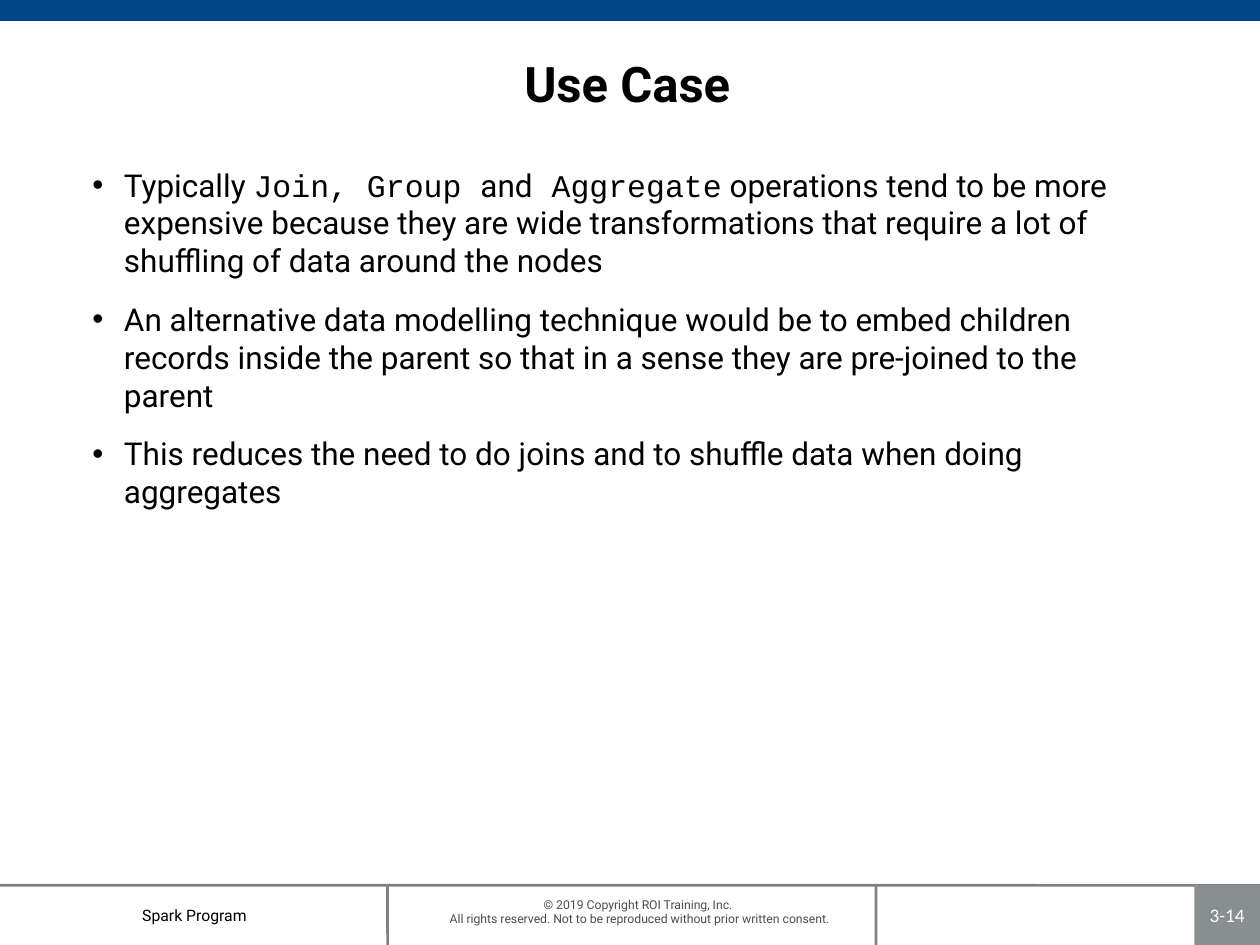
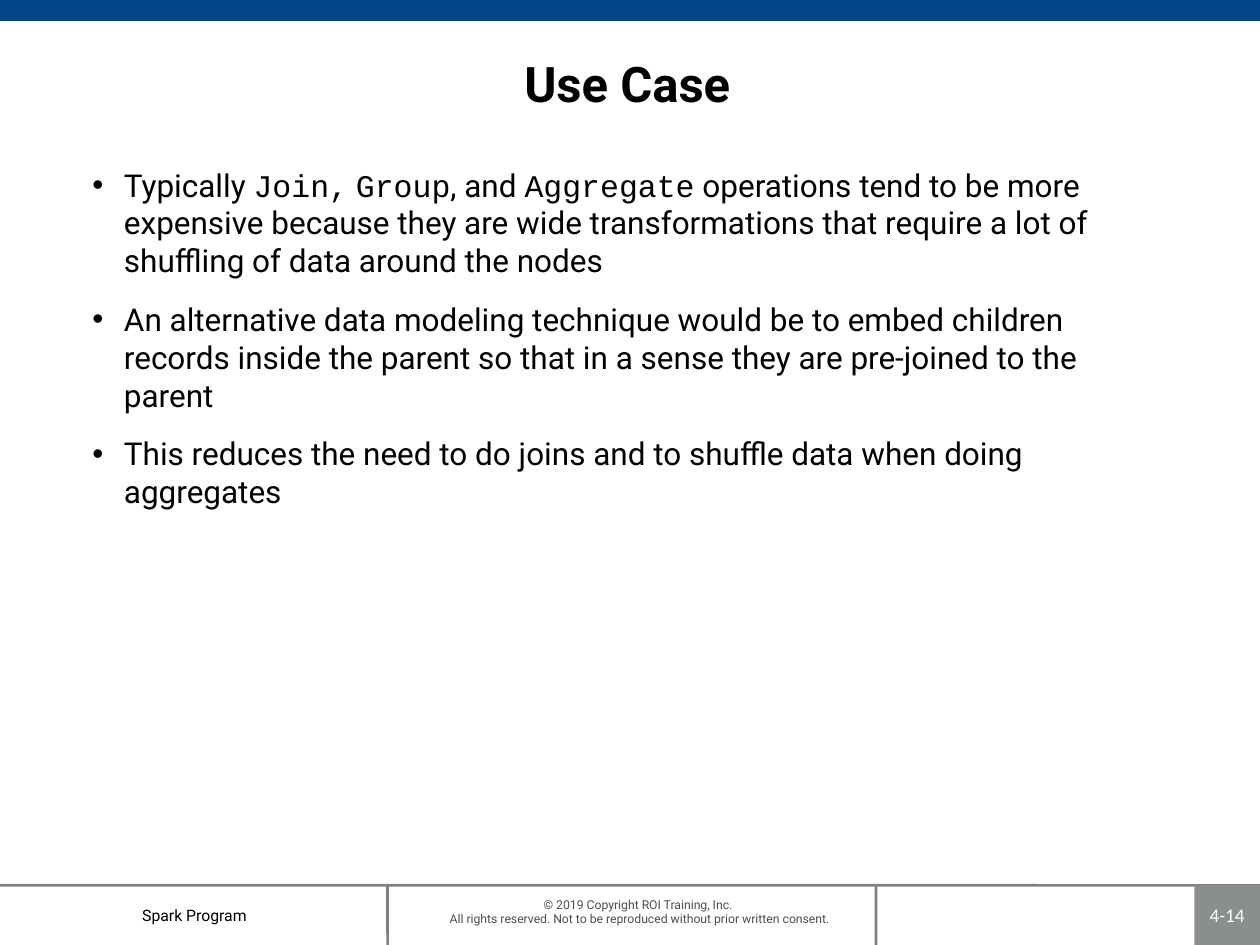
Before and after one commit to roitraining/SparkProgram, a slide deck: slide 14 of Day3/Ch04_SparkSQL.pptx. Drawn at 1260x945 pixels with LibreOffice and Linux fonts; fonts in the diff are those of the drawing; background and template pictures are left out. Boxes give left, top, right and bottom in pixels: in the first picture for what was removed or moved away, otherwise in the second. Text is boxed around its words. In the diff, an @@ line names an element or a change of style, - is before the commit and + after.

```diff
--- a/Day3/Ch04_SparkSQL.pptx
+++ b/Day3/Ch04_SparkSQL.pptx
@@ text at box(124, 173, 1088, 414): text changed @@
-• Typically Join, Group and Aggregate operations tend to be more expensive because they are wide transformations that require a lot of shuffling of data around the nodes
-• An alternative data modelling technique would be to embed children records inside the parent so that in a sense they are pre-joined to the parent
+• Typically Join, Group, and Aggregate operations tend to be more expensive because they are wide transformations that require a lot of shuffling of data around the nodes
+• An alternative data modeling technique would be to embed children records inside the parent so that in a sense they are pre-joined to the parent
@@ page number at box(1210, 909, 1245, 922): text changed @@
-3-14
+4-14
```
Also in this commit, not shown: 17 other slides changed, 1 other file.
